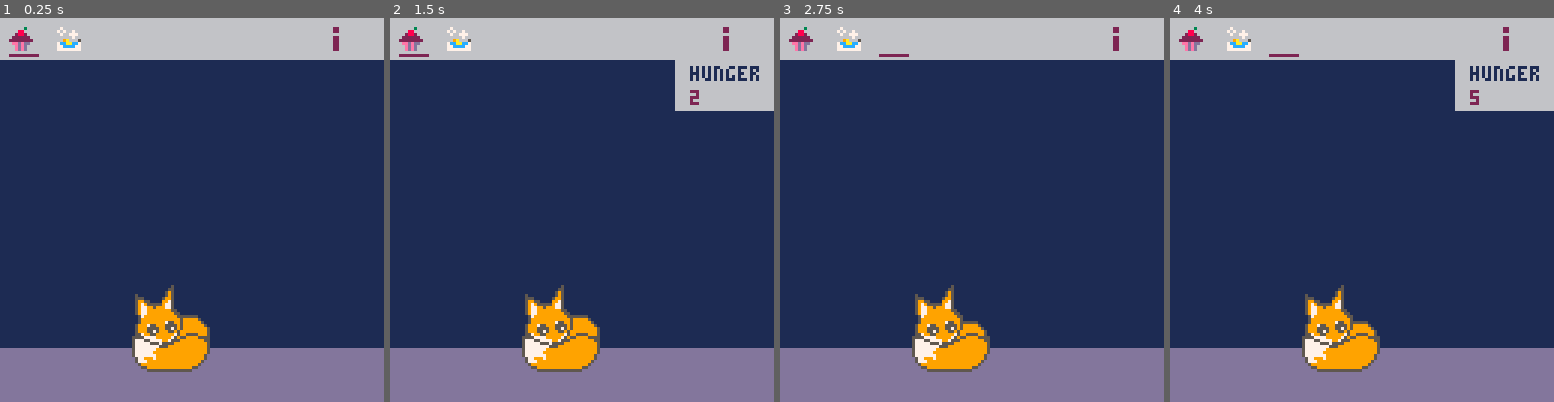
Above: before the commit, frames 1-4 (left to right).
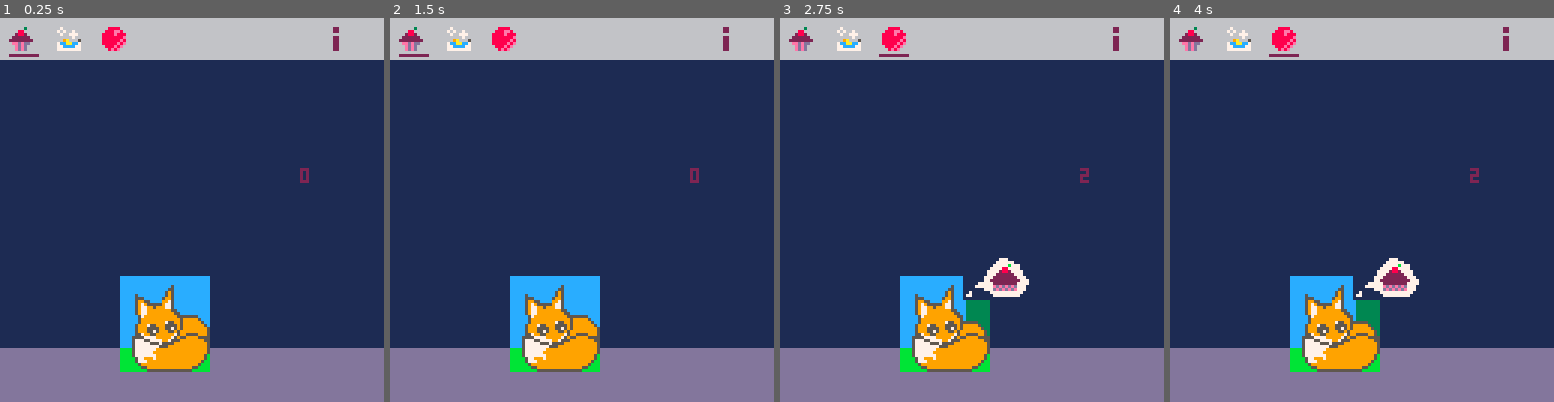
Above: after the commit, the same moments.

Repository: Cigh/pico8-playground
Game: PICO-8 cartridge carts/foxmagotchi.p8
Two runs of this game, one before a commit and one after it. Both use one fixed random seed, a clock stepped at 60 frames per second and the inputs below.
Inputs:
- Up to frame 1 (0.25 s): no input
- Up to frame 2 (1.5 s): tap O (Z key) at 0.7 s
- Up to frame 3 (2.75 s): hold Right 1.6-2.1 s; tap O (Z key) at 1.7, 2.1, 2.5 s; hold Right from 2.47 s (still down)
- Up to frame 4 (4 s): tap O (Z key) at 2.9, 3.3, 3.7 s; release Right at 3.03 s; hold Left 3.08-3.58 s

The runs differ from the first frame. In frame 1, 3.0% of the frame differs, in the area x 26-81%, y 2-93%; in frame 2, 6.1%; in frame 3, 3.6%; in frame 4, 6.7%, in the area x 26-100%, y 2-93%.

Commit message:
Add new, fancy sprites

Diff:
--- a/carts/foxmagotchi.p8
+++ b/carts/foxmagotchi.p8
@@ -7,7 +7,7 @@
   hunger = 0
   breathe = true
   show_info = false
-
+  activemenuitem = 0
   hud_x = 3
   hud_y = 12
 end
@@ -16,19 +16,26 @@
   if btnp(1) and hud_x < 100 then
     hud_x += 15
     sfx(0)
+    if activemenuitem < 7 then
+      activemenuitem += 1
+    end
   end
   if btnp(0) and hud_x > 3 then
     hud_x -= 15
     sfx(0)
+    if activemenuitem > 0 then
+      activemenuitem -= 1
+    end
   end
   if btnp(4) then
     sfx(0)
-    show_info = (not show_info)
-    --hunger += 5
-
-    -- if (hunger > 20) then
-    --   hunger = 20
-    -- end
+    if activemenuitem == 7 then
+      show_info = (not show_info)
+    elseif activemenuitem == 0 then
+      feed()
+    elseif activemenuitem == 1 then
+      hunger += 100
+    end
   end
 
   settimer()
@@ -56,11 +63,14 @@
     print(hunger, 100, 24, 2)
   end
 
+    print(activemenuitem, 100, 50, 2)
+
 
   -- draw the hud items
     spr(032, 3, 3) -- food
-    spr(048, 19, 3) -- food
-    spr(033, 108, 3) -- bath
+    spr(048, 19, 3) -- bath
+    spr(049, 34, 3) -- ball
+    spr(033, 108, 3) -- info icon
 
 
 
@@ -124,6 +134,142 @@
   end
 end
 
+function feed ()
+  hunger -= 5
+
+  if (hunger < 0) then
+    hunger = 0
+  end
+end
+…(129 lines of a section not shown)…
 
 
 
@@ -260,163 +406,163 @@
 __map__
 090a020708020202020202020202020200000000000000000000000000000000000000000000000000000000000000000000000000000000000000000000000000000000000000000000000000000000000000000000000000000000000000000000000000000000000000000000000000000000000000000000000000000000
 191a011718010101010101010101010100000000000000000000000000000000000000000000000000000000000000000000000000000000000000000000000000000000000000000000000000000000000000000000000000000000000000000000000000000000000000000000000000000000000000000000000000000000
-1312121312121212121212121212121200000000000000000000000000000000000000000000000000000000000000000000000000000000000000000000000000000000000000000000000000000000000000000000000000000000000000000000000000000000000000000000000000000000000000000000000000000000
-3333333333333333333333333333333300000000000000000000000000000000000000000000000000000000000000000000000000000000000000000000000000000000000000000000000000000000000000000000000000000000000000000000000000000000000000000000000000000000000000000000000000000000
-3333333333330e33333333333333333300000000000000000000000000000000000000000000000000000000000000000000000000000000000000000000000000000000000000000000000000000000000000000000000000000000000000000000000000000000000000000000000000000000000000000000000000000000
-3333333333333333333333333333333300000000000000000000000000000000000000000000000000000000000000000000000000000000000000000000000000000000000000000000000000000000000000000000000000000000000000000000000000000000000000000000000000000000000000000000000000000000
-3333333333333333333333333333333300000000000000000000000000000000000000000000000000000000000000000000000000000000000000000000000000000000000000000000000000000000000000000000000000000000000000000000000000000000000000000000000000000000000000000000000000000000
-3333333333333333333333333333333300000000000000000000000000000000000000000000000000000000000000000000000000000000000000000000000000000000000000000000000000000000000000000000000000000000000000000000000000000000000000000000000000000000000000000000000000000000
-3333330b0c0d3333333333333333333300000000000000000000000000000000000000000000000000000000000000000000000000000000000000000000000000000000000000000000000000000000000000000000000000000000000000000000000000000000000000000000000000000000000000000000000000000000
-3333331b1c1d1e33333333333333333300000000000000000000000000000000000000000000000000000000000000000000000000000000000000000000000000000000000000000000000000000000000000000000000000000000000000000000000000000000000000000000000000000000000000000000000000000000
-3333332b2c2d2e33333333333333333300000000000000000000000000000000000000000000000000000000000000000000000000000000000000000000000000000000000000000000000000000000000000000000000000000000000000000000000000000000000000000000000000000000000000000000000000000000
-3434343b3c3d3e34343434343434343400000000000000000000000000000000000000000000000000000000000000000000000000000000000000000000000000000000000000000000000000000000000000000000000000000000000000000000000000000000000000000000000000000000000000000000000000000000
-3434343434343434343434343434343400000000000000000000000000000000000000000000000000000000000000000000000000000000000000000000000000000000000000000000000000000000000000000000000000000000000000000000000000000000000000000000000000000000000000000000000000000000
-3434343434343434343434343434343400000000000000000000000000000000000000000000000000000000000000000000000000000000000000000000000000000000000000000000000000000000000000000000000000000000000000000000000000000000000000000000000000000000000000000000000000000000
-0000000000000000000000000000000000000000000000000000000000000000000000000000000000000000000000000000000000000000000000000000000000000000000000000000000000000000000000000000000000000000000000000000000000000000000000000000000000000000000000000000000000000000
-0000000000000000000000000000000000000000000000000000000000000000000000000000000000000000000000000000000000000000000000000000000000000000000000000000000000000000000000000000000000000000000000000000000000000000000000000000000000000000000000000000000000000000
-0000000000000000000000000000000000000000000000000000000000000000000000000000000000000000000000000000000000000000000000000000000000000000000000000000000000000000000000000000000000000000000000000000000000000000000000000000000000000000000000000000000000000000
-0000000000000000000000000000000000000000000000000000000000000000000000000000000000000000000000000000000000000000000000000000000000000000000000000000000000000000000000000000000000000000000000000000000000000000000000000000000000000000000000000000000000000000
-0000000000000000000000000000000000000000000000000000000000000000000000000000000000000000000000000000000000000000000000000000000000000000000000000000000000000000000000000000000000000000000000000000000000000000000000000000000000000000000000000000000000000000
-0000000000000000000000000000000000000000000000000000000000000000000000000000000000000000000000000000000000000000000000000000000000000000000000000000000000000000000000000000000000000000000000000000000000000000000000000000000000000000000000000000000000000000
-0000000000000000000000000000000000000000000000000000000000000000000000000000000000000000000000000000000000000000000000000000000000000000000000000000000000000000000000000000000000000000000000000000000000000000000000000000000000000000000000000000000000000000
-0000000000000000000000000000000000000000000000000000000000000000000000000000000000000000000000000000000000000000000000000000000000000000000000000000000000000000000000000000000000000000000000000000000000000000000000000000000000000000000000000000000000000000
-0000000000000000000000000000000000000000000000000000000000000000000000000000000000000000000000000000000000000000000000000000000000000000000000000000000000000000000000000000000000000000000000000000000000000000000000000000000000000000000000000000000000000000
-0000000000000000000000000000000000000000000000000000000000000000000000000000000000000000000000000000000000000000000000000000000000000000000000000000000000000000000000000000000000000000000000000000000000000000000000000000000000000000000000000000000000000000
-0000000000000000000000000000000000000000000000000000000000000000000000000000000000000000000000000000000000000000000000000000000000000000000000000000000000000000000000000000000000000000000000000000000000000000000000000000000000000000000000000000000000000000
-0000000000000000000000000000000000000000000000000000000000000000000000000000000000000000000000000000000000000000000000000000000000000000000000000000000000000000000000000000000000000000000000000000000000000000000000000000000000000000000000000000000000000000
-0000000000000000000000000000000000000000000000000000000000000000000000000000000000000000000000000000000000000000000000000000000000000000000000000000000000000000000000000000000000000000000000000000000000000000000000000000000000000000000000000000000000000000
-0000000000000000000000000000000000000000000000000000000000000000000000000000000000000000000000000000000000000000000000000000000000000000000000000000000000000000000000000000000000000000000000000000000000000000000000000000000000000000000000000000000000000000
-0000000000000000000000000000000000000000000000000000000000000000000000000000000000000000000000000000000000000000000000000000000000000000000000000000000000000000000000000000000000000000000000000000000000000000000000000000000000000000000000000000000000000000
-0000000000000000000000000000000000000000000000000000000000000000000000000000000000000000000000000000000000000000000000000000000000000000000000000000000000000000000000000000000000000000000000000000000000000000000000000000000000000000000000000000000000000000
-0000000000000000000000000000000000000000000000000000000000000000000000000000000000000000000000000000000000000000000000000000000000000000000000000000000000000000000000000000000000000000000000000000000000000000000000000000000000000000000000000000000000000000
-0000000000000000000000000000000000000000000000000000000000000000000000000000000000000000000000000000000000000000000000000000000000000000000000000000000000000000000000000000000000000000000000000000000000000000000000000000000000000000000000000000000000000000
-…(130 lines of a section not shown)…
+0e0e0e0e0e0e0e0e0e0e0e0e0e0e0e0e00000000000000000000000000000000000000000000000000000000000000000000000000000000000000000000000000000000000000000000000000000000000000000000000000000000000000000000000000000000000000000000000000000000000000000000000000000000
+0e0e0e0e0e0e0e0e0e0e0e0e0e0e0e0e00000000000000000000000000000000000000000000000000000000000000000000000000000000000000000000000000000000000000000000000000000000000000000000000000000000000000000000000000000000000000000000000000000000000000000000000000000000
+0e0e0e0e0e0e0e0e0e0e0e0e0e0e0e0e00000000000000000000000000000000000000000000000000000000000000000000000000000000000000000000000000000000000000000000000000000000000000000000000000000000000000000000000000000000000000000000000000000000000000000000000000000000
+0e0e484848484848484848484848484800000000000000000000000000000000000000000000000000000000000000000000000000000000000000000000000000000000000000000000000000000000000000000000000000000000000000000000000000000000000000000000000000000000000000000000000000000000
+0e0e484848484848484848484848484800000000000000000000000000000000000000000000000000000000000000000000000000000000000000000000000000000000000000000000000000000000000000000000000000000000000000000000000000000000000000000000000000000000000000000000000000000000
+0e0e484848484848484445454546484800000000000000000000000000000000000000000000000000000000000000000000000000000000000000000000000000000000000000000000000000000000000000000000000000000000000000000000000000000000000000000000000000000000000000000000000000000000
+0e0e480b0c0d4445456656545465454600000000000000000000000000000000000000000000000000000000000000000000000000000000000000000000000000000000000000000000000000000000000000000000000000000000000000000000000000000000000000000000000000000000000000000000000000000000
+0e0e481b1c1d1e58545454545754545400000000000000000000000000000000000000000000000000000000000000000000000000000000000000000000000000000000000000000000000000000000000000000000000000000000000000000000000000000000000000000000000000000000000000000000000000000000
+7778772b2c2d2e64555555555555645500000000000000000000000000000000000000000000000000000000000000000000000000000000000000000000000000000000000000000000000000000000000000000000000000000000000000000000000000000000000000000000000000000000000000000000000000000000
+7676763b3c3d3e76767676767676767600000000000000000000000000000000000000000000000000000000000000000000000000000000000000000000000000000000000000000000000000000000000000000000000000000000000000000000000000000000000000000000000000000000000000000000000000000000
+76767676767676767676765a5b68686800000000000000000000000000000000000000000000000000000000000000000000000000000000000000000000000000000000000000000000000000000000000000000000000000000000000000000000000000000000000000000000000000000000000000000000000000000000
+7676767676767676767669686868686800000000000000000000000000000000000000000000000000000000000000000000000000000000000000000000000000000000000000000000000000000000000000000000000000000000000000000000000000000000000000000000000000000000000000000000000000000000
+0000000000000000000000000000000000000000000000000000000000000000000000000000000000000000000000000000000000000000000000000000000000000000000000000000000000000000000000000000000000000000000000000000000000000000000000000000000000000000000000000000000000000000
+0000000000000000000000000000000000000000000000000000000000000000000000000000000000000000000000000000000000000000000000000000000000000000000000000000000000000000000000000000000000000000000000000000000000000000000000000000000000000000000000000000000000000000
+0000000000000000000000000000000000000000000000000000000000000000000000000000000000000000000000000000000000000000000000000000000000000000000000000000000000000000000000000000000000000000000000000000000000000000000000000000000000000000000000000000000000000000
+0000000000000000000000000000000000000000000000000000000000000000000000000000000000000000000000000000000000000000000000000000000000000000000000000000000000000000000000000000000000000000000000000000000000000000000000000000000000000000000000000000000000000000
+0000000000000000000000000000000000000000000000000000000000000000000000000000000000000000000000000000000000000000000000000000000000000000000000000000000000000000000000000000000000000000000000000000000000000000000000000000000000000000000000000000000000000000
+0000000000000000000000000000000000000000000000000000000000000000000000000000000000000000000000000000000000000000000000000000000000000000000000000000000000000000000000000000000000000000000000000000000000000000000000000000000000000000000000000000000000000000
+0000000000000000000000000000000000000000000000000000000000000000000000000000000000000000000000000000000000000000000000000000000000000000000000000000000000000000000000000000000000000000000000000000000000000000000000000000000000000000000000000000000000000000
+0000000000000000000000000000000000000000000000000000000000000000000000000000000000000000000000000000000000000000000000000000000000000000000000000000000000000000000000000000000000000000000000000000000000000000000000000000000000000000000000000000000000000000
+0000000000000000000000000000000000000000000000000000000000000000000000000000000000000000000000000000000000000000000000000000000000000000000000000000000000000000000000000000000000000000000000000000000000000000000000000000000000000000000000000000000000000000
+0000000000000000000000000000000000000000000000000000000000000000000000000000000000000000000000000000000000000000000000000000000000000000000000000000000000000000000000000000000000000000000000000000000000000000000000000000000000000000000000000000000000000000
+0000000000000000000000000000000000000000000000000000000000000000000000000000000000000000000000000000000000000000000000000000000000000000000000000000000000000000000000000000000000000000000000000000000000000000000000000000000000000000000000000000000000000000
+0000000000000000000000000000000000000000000000000000000000000000000000000000000000000000000000000000000000000000000000000000000000000000000000000000000000000000000000000000000000000000000000000000000000000000000000000000000000000000000000000000000000000000
+0000000000000000000000000000000000000000000000000000000000000000000000000000000000000000000000000000000000000000000000000000000000000000000000000000000000000000000000000000000000000000000000000000000000000000000000000000000000000000000000000000000000000000
+0000000000000000000000000000000000000000000000000000000000000000000000000000000000000000000000000000000000000000000000000000000000000000000000000000000000000000000000000000000000000000000000000000000000000000000000000000000000000000000000000000000000000000
+0000000000000000000000000000000000000000000000000000000000000000000000000000000000000000000000000000000000000000000000000000000000000000000000000000000000000000000000000000000000000000000000000000000000000000000000000000000000000000000000000000000000000000
+0000000000000000000000000000000000000000000000000000000000000000000000000000000000000000000000000000000000000000000000000000000000000000000000000000000000000000000000000000000000000000000000000000000000000000000000000000000000000000000000000000000000000000
+0000000000000000000000000000000000000000000000000000000000000000000000000000000000000000000000000000000000000000000000000000000000000000000000000000000000000000000000000000000000000000000000000000000000000000000000000000000000000000000000000000000000000000
+0000000000000000000000000000000000000000000000000000000000000000000000000000000000000000000000000000000000000000000000000000000000000000000000000000000000000000000000000000000000000000000000000000000000000000000000000000000000000000000000000000000000000000
+…(130 lines of a section not shown)…
Not shown, changed: 193 lines of the sprite sheet (__gfx__) section of carts/foxmagotchi.p8
Not shown, changed: the thumbnail (__label__) section of carts/foxmagotchi.p8
